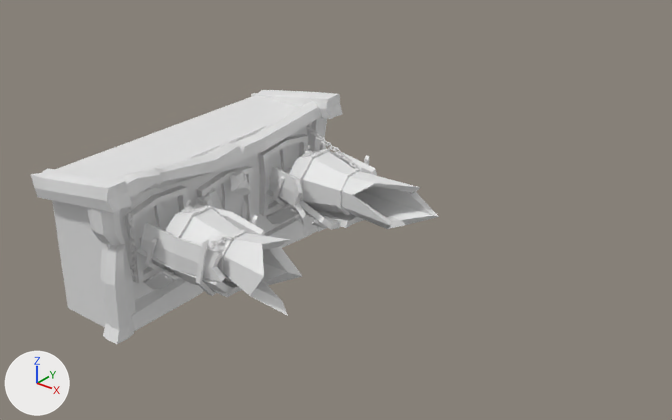
The FBX model Unity Files/Assets/PlunderSail/Meshes/Attachments/B_Cannon_002_Attatchments_LeadThrower.fbx as it was, and as the next commit left it.
The view is the same before and after, from a 50 mm lens placed at (3.78, -4.07, 3.34), pointed at (0.2, 0.39, 0.57). Lighting does not change. The marker at lower left points along +X, +Y and +Z. Materials are left out; every surface is plain grey. Where no turn or scale is listed for an object, it has been applied to the vertices. Vertices at the same position are counted once.

In view in the first picture: 'Cannon_001_Attachments_001_LeadThrower'.
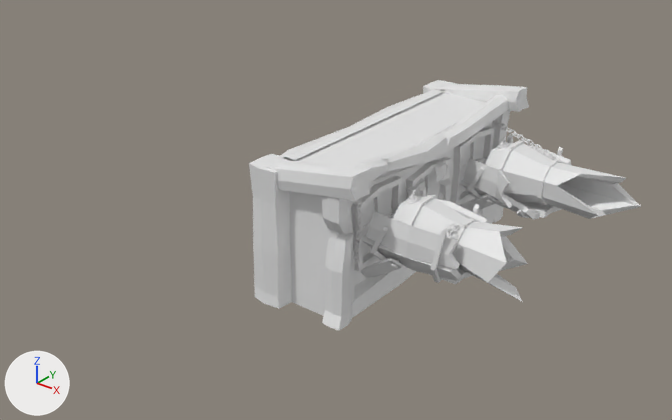
Where the change shows, as pixel boxes (x1, y1, x2, y2) in the pictures (672 x 420 px):
'Cannon_001_Attachments_001_LeadThrower', reshaped, moved
    before: (31, 90, 439, 344)
    after: (249, 80, 641, 330)
part 1 of me_mesh, added
    after: (280, 89, 442, 161)
part 2 of me_mesh, built on
    before: (52, 93, 308, 327)
    after: (249, 80, 493, 316)

Patch to the scene script:
```diff
--- a/Unity Files/Assets/PlunderSail/Meshes/Attachments/B_Cannon_002_Attatchments_LeadThrower.fbx.py
+++ b/Unity Files/Assets/PlunderSail/Meshes/Attachments/B_Cannon_002_Attatchments_LeadThrower.fbx.py
@@ me_mesh @@
 # used by ob_cannon_001_attachments_001_leadthrower; location = (0.0, 0.0, 0.0)
-me_mesh.from_pydata(...)  # 2840 vertices, 4107 faces; spans x -1.06..0.8, y -1.1..1.08, z -0.01..1.13
+me_mesh.from_pydata(...)  # 2982 vertices, 4239 faces; spans x -1.13..0.8, y -1.14..1.14, z -0.01..1.13
+# me_mesh part 1: a new loose piece of 30 vertices spanning x -1.09..-0.91, y -0.91..0.91, z 0.81..1.0
+# me_mesh part 2
+# 4 faces are deleted
+# 2 vertices move from x -0.47, y -1.0..1.0, z 1.0 to x -0.47, y -1.0..1.0, z 0.99
+# 74 vertices are added at x -1.13..-0.87, y -1.14..1.14, z 0.0..1.0
+# 8 new vertices lie (-0.01, -0.13, 0.0) away from vertices in x -1.0..-0.87, y -1.0..1.01, z 0.0..1.0
+# 84 new faces join them
@@ ob_cannon_001_attachments_001_leadthrower @@
 ob_cannon_001_attachments_001_leadthrower = bpy.data.objects.new('Cannon_001_Attachments_001_LeadThrower', me_mesh)
-ob_cannon_001_attachments_001_leadthrower.location = (0.0, 0.0, 0.0)
+ob_cannon_001_attachments_001_leadthrower.location = (1.0, 1.0, 0.0)
```
